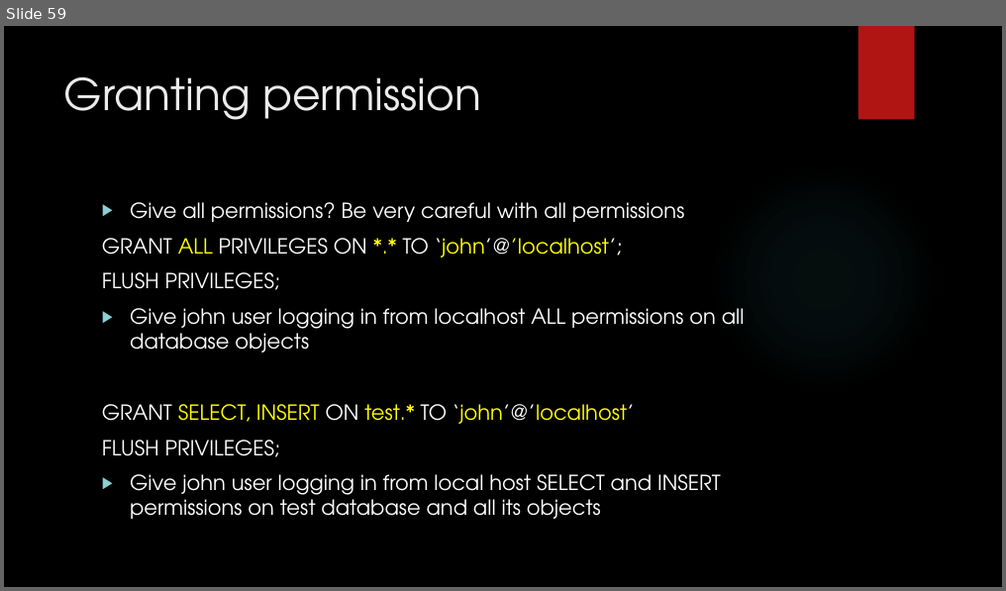
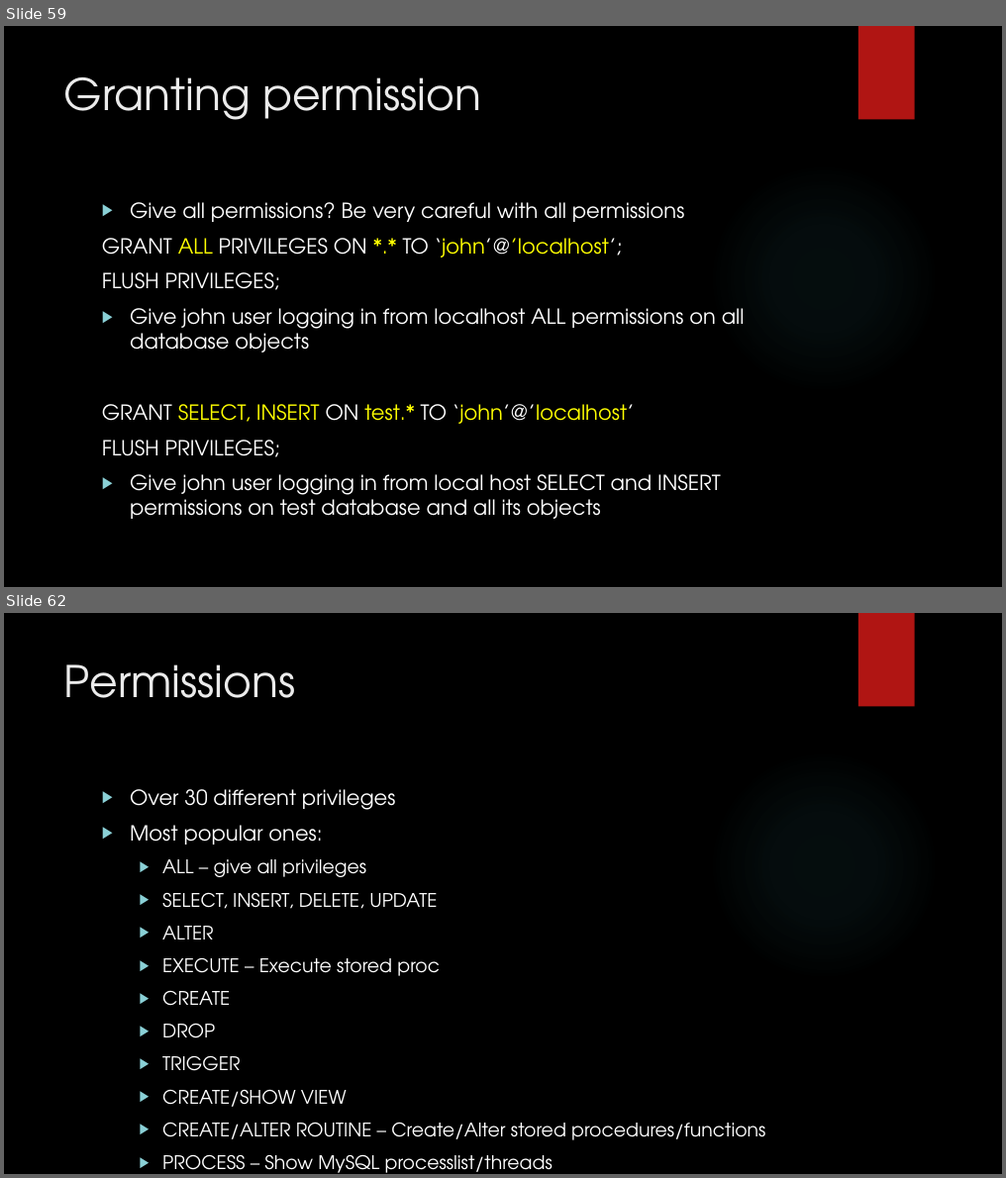
Before and after one commit to zedfoxus/database-bootcamp, a slide deck: Presentation/Database-Bootcamp-Presentation.pptx. Shown one above the other, each under a label of ours: slide 59 before the commit, slides 59 and 62 after it; the slides between them are not shown. The pictures are 1006x591 and 1006x1178 pixels, drawn with LibreOffice and Linux fonts; fonts in the diff are those of the drawing; background and template pictures are left out. Boxes give left, top, right and bottom in pixels: in the first picture for what was removed or moved away, otherwise in the second. Text is boxed around its words. In the diff, an @@ line names an element or a change of style, - is before the commit and + after.

Commit message:
User privileges and reset password

```diff
--- a/Presentation/Database-Bootcamp-Presentation.pptx
+++ b/Presentation/Database-Bootcamp-Presentation.pptx
@@ slide 62 added at (4,613,1002,1174), background picture (left out); not listed: 2 template elements that a slide beside it also shows @@
@@ title added at (64,664,295,698), 42 pt, text #EBEBEB @@
+Permissions
@@ text added at (130,789,765,1173), 18 pt, text #FFFFFF @@
+▶ Over 30 different privileges
+▶ Most popular ones:
+  ▶ ALL – give all privileges
+  ▶ SELECT, INSERT, DELETE, UPDATE
+  ▶ ALTER
+  ▶ EXECUTE – Execute stored proc
+  ▶ CREATE
+  ▶ DROP
+  ▶ TRIGGER
+  ▶ CREATE/SHOW VIEW
+  ▶ CREATE/ALTER ROUTINE – Create/Alter stored procedures/functions
+  ▶ PROCESS – Show MySQL processlist/threads
```
Also in this commit, not shown: 2 slides changed, 3 other slides added.
